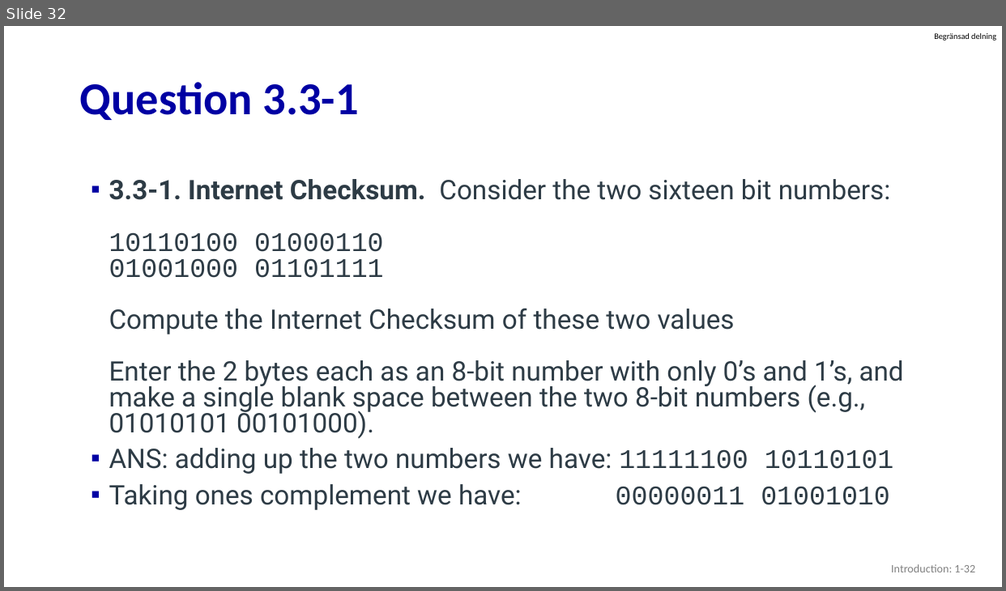
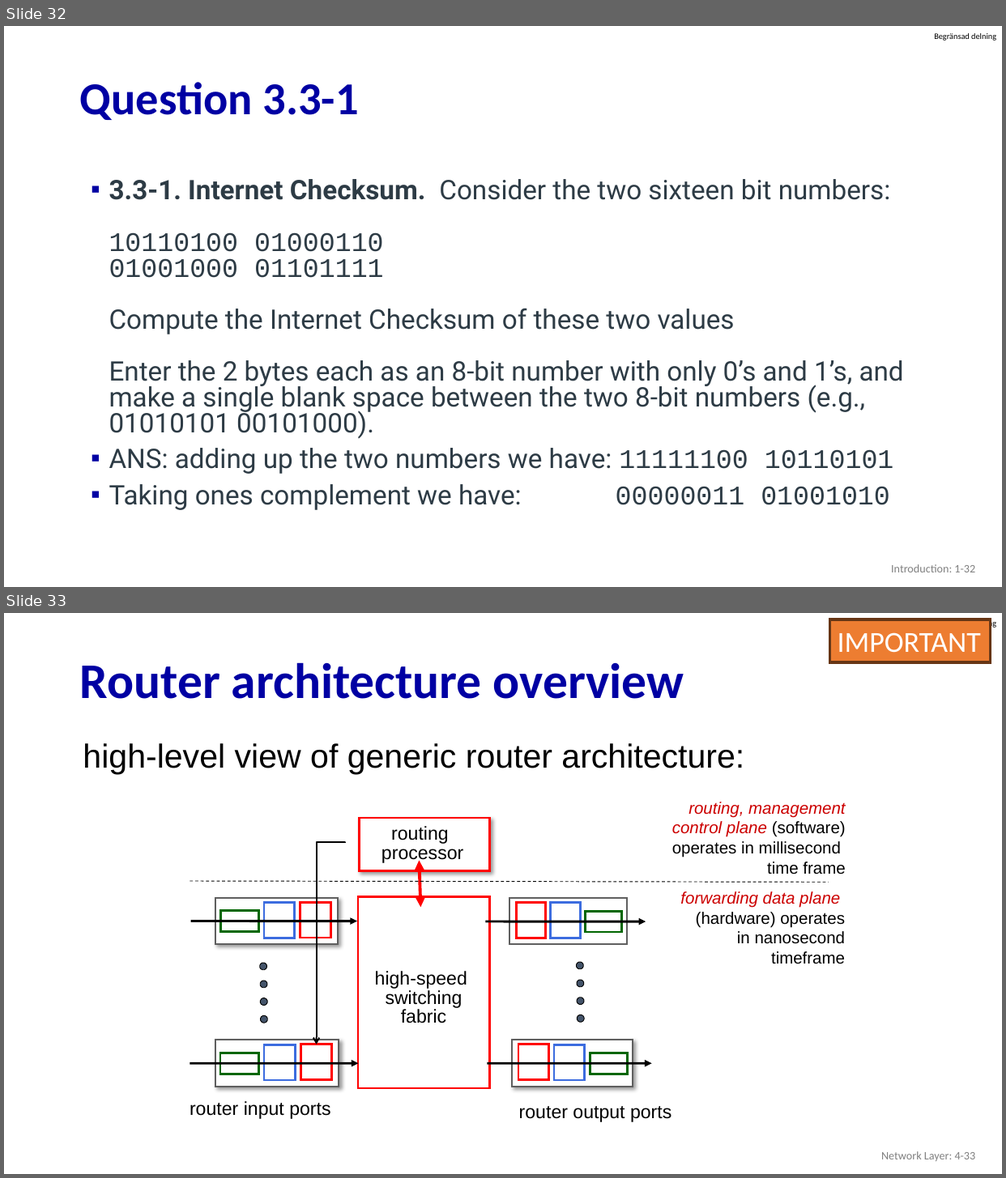
Before and after one commit to guhofstra/CSC175, a slide deck: PPTs/Quiz/Midterm Exam 2024.pptx. Shown one above the other, each under a label of ours: slide 32 before the commit, slides 32 and 33 after it. The pictures are 1006x591 and 1006x1178 pixels, drawn with LibreOffice and Linux fonts; fonts in the diff are those of the drawing. Boxes give left, top, right and bottom in pixels: in the first picture for what was removed or moved away, otherwise in the second. Text is boxed around its words. In the diff, an @@ line names an element or a change of style, - is before the commit and + after.

```diff
--- a/PPTs/Quiz/Midterm Exam 2024.pptx
+++ b/PPTs/Quiz/Midterm Exam 2024.pptx
@@ slide 33 added at <box>4,613,1002,1174</box>, background #FFFFFF; not listed: 1 template element that a slide beside it also shows @@
@@ rectangle added at <box>829,619,990,662</box>, fill #ED7D31, outline #683715 3 pt, 28 pt, text #FFFFFF @@
+IMPORTANT
@@ title added at <box>80,662,684,699</box>, 48 pt, text #0000A3, bold @@
+Router architecture overview
@@ text added at <box>83,743,744,774</box>, 32 pt, text #000000 @@
+high-level view of generic router architecture:
@@ text added at <box>672,802,846,875</box>, 16 pt, text #000000 @@
+routing, management
+control plane (software)
+operates in millisecond
+time frame
@@ rectangle added at <box>360,818,490,871</box>, fill #FFFFFF, outline #FF0000 2.25 pt @@
@@ text added at <box>381,826,463,863</box>, 18 pt, text #000000 @@
+routing
+processor
@@ elbow arrow added from (345, 842) to (316, 1045), #000000 1.5 pt @@
@@ double arrow added from (420, 861) to (421, 907), #FF0000 3 pt @@
@@ line added from (189, 881) to (829, 883), #000000 0.75 pt dashed @@
@@ rectangle added at <box>358,897,490,1088</box>, fill #FFFFFF, outline #FF0000 2.25 pt @@
@@ text added at <box>680,892,846,965</box>, 16 pt, text #000000 @@
+forwarding data plane (hardware) operates in nanosecond timeframe
@@ group added at <box>191,898,357,944</box>: 4 rectangles, 1 arrow @@
@@ group added at <box>485,898,646,944</box>: 4 rectangles, 1 arrow @@
@@ text added at <box>375,971,467,1024</box>, 18 pt, text #000000 @@
+high-speed
+switching
+fabric
@@ group added at <box>258,961,269,1024</box>: 4 ellipses @@
@@ group added at <box>574,960,586,1024</box>: 4 ellipses @@
@@ group added at <box>189,1041,358,1087</box>: 4 rectangles, 1 arrow @@
@@ group added at <box>487,1041,651,1087</box>: 4 rectangles, 1 arrow @@
@@ text added at <box>189,1101,330,1119</box>, 18 pt, text #000000 @@
+router input ports
@@ text added at <box>519,1106,671,1122</box>, 18 pt, text #000000 @@
+router output ports
@@ text added at <box>881,1152,976,1161</box>, 11 pt, text #808080 @@
+Network Layer: 4-33
```
Also in this commit, not shown: 10 slides changed, 6 other slides added, 1 other file.
